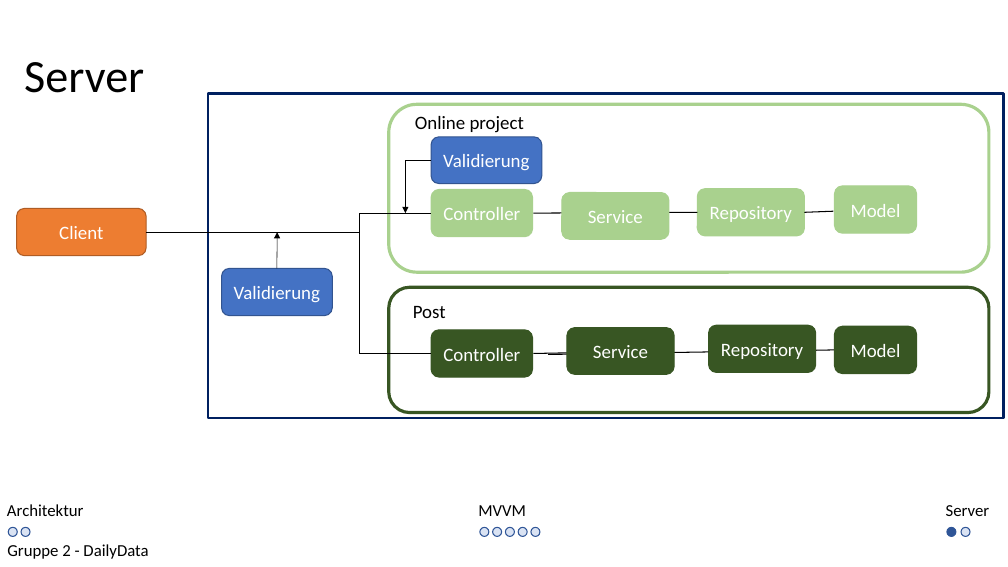
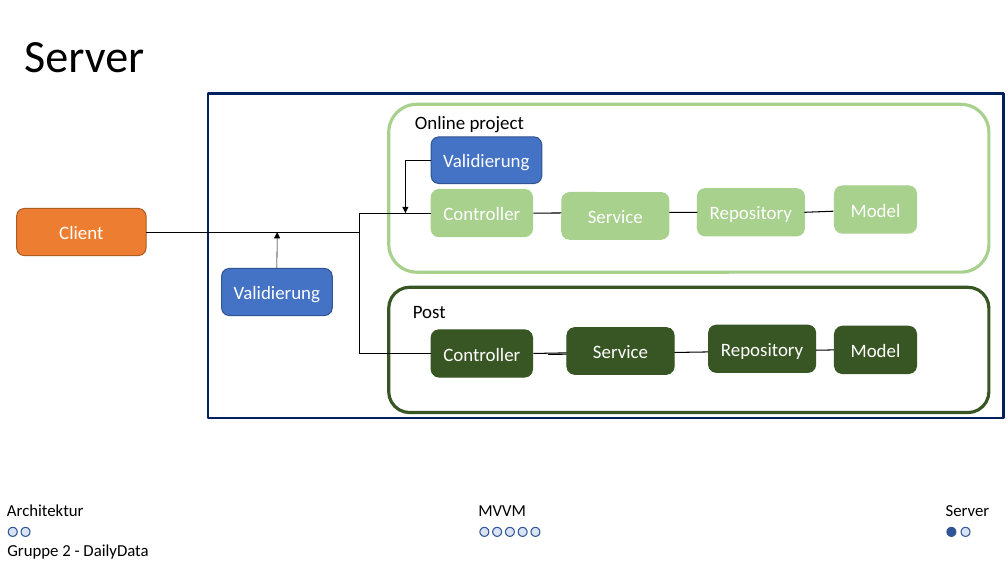
Before and after one commit to kittyahy/PSEAppGruppe2, a slide deck: slide 12 of Praesentationen/02-Entwurfsphase/Entwurf Präsentation.pptx (slide 11 before the commit). Drawn at 1008x567 pixels with LibreOffice and Linux fonts; fonts in the diff are those of the drawing. Boxes give left, top, right and bottom in pixels: in the first picture for what was removed or moved away, otherwise in the second. Text is boxed around its words. In the diff, an @@ line names an element or a change of style, - is before the commit and + after.

```diff
--- a/Praesentationen/02-Entwurfsphase/Entwurf Präsentation.pptx
+++ b/Praesentationen/02-Entwurfsphase/Entwurf Präsentation.pptx
@@ text "Server": place and size @@
-text "Server" at bbox=[24, 62, 144, 93]
+text "Server" at bbox=[24, 42, 144, 73]
```
Also in this commit, not shown: 10 other slides changed, 1 slide added, 19 other files.
